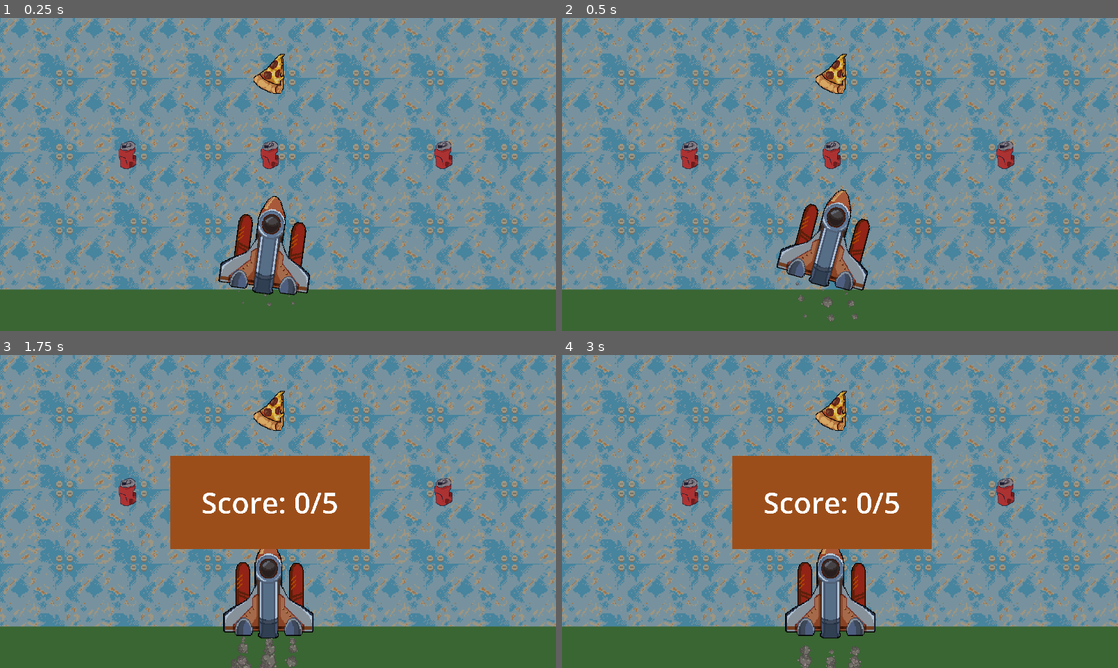
Above: before the commit, frames 1-4 (two rows, left to right).
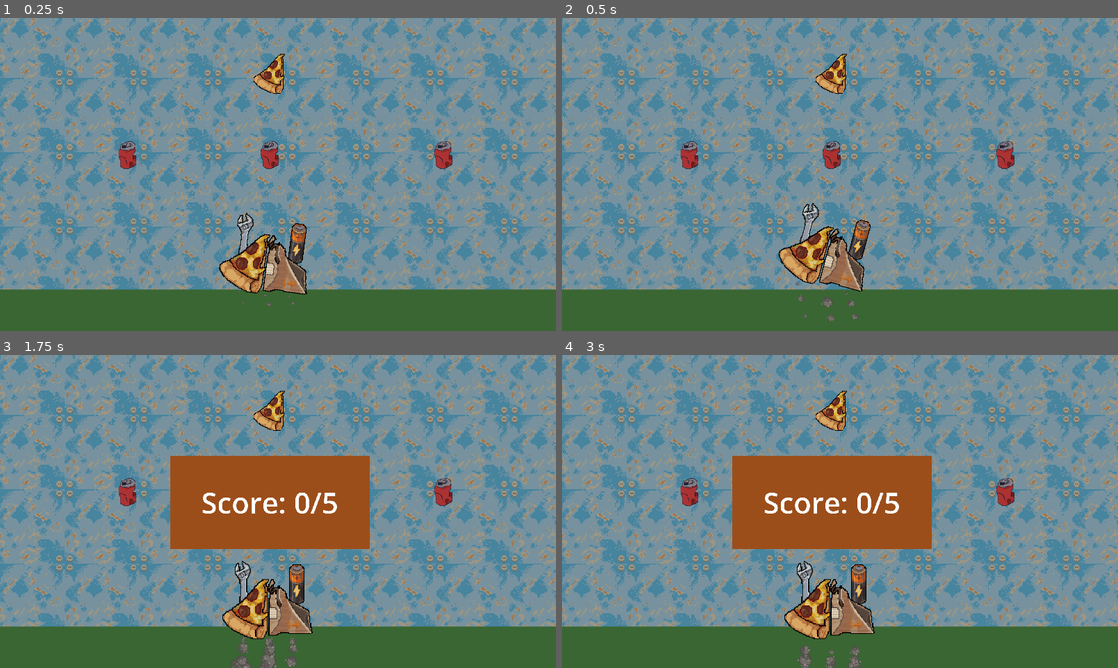
Above: after the commit, the same moments.

Repository: Boryslavc/gj60
Game: Godot game, scene res://Scenes/Playable Scenes/finalRocketAnimation.tscn
Two runs of this game, one before a commit and one after it. Both use one fixed random seed, a clock stepped at 60 frames per second and the inputs below. This scene is started directly instead of the project's main scene. The engine's default icon, where the game draws it, is replaced by a stand-in: a white triangle on a blue panel in a dark square. Sound files missing from this copy of the repository are replaced by a short silence.
Inputs:
- Up to frame 1 (0.25 s): no input
- Up to frame 2 (0.5 s): no input
- Up to frame 3 (1.75 s): tap Enter (ui_accept) at 0.5, 0.77, 1.52 s; hold D (switch_right) 0.53-1.28 s; hold 1 (switch_1) 0.53-1.28 s; hold S (switch_down) from 1.28 s (still down); tap 2 (switch_2) at 1.35 s
- Up to frame 4 (3 s): release S (switch_down) at 2.03 s; hold D (switch_right) 2.03-2.78 s; hold 1 (switch_1) 2.03-2.78 s; hold W (switch_up) from 2.78 s (still down); tap 2 (switch_2) at 2.85 s

The runs differ from the first frame. In frame 1, 3.1% of the frame differs, in the area x 39-56%, y 56-89%; in frame 2, 3.1%; in frame 3, 3.0%; in frame 4, 3.0%.

Commit message:
score calculation

Diff:
--- a/Data/Conveyor/receiving_port.gd
+++ b/Data/Conveyor/receiving_port.gd
@@ -5,6 +5,8 @@
 
 ## Sent when an item was taken in. Connect it to the item generator.
 signal part_fed(port_type: String, block_time: float)
+## this incrementer goes when trash or metal is fed
+signal item_fed(item_type: int)
 
 ## Sent to the generator with part_fed.
 @export_enum("metal", "trash") var port_type: String = "metal"
@@ -40,6 +42,7 @@
 
 ## Removes the item, reports it and blocks the cell for the matching time.
 func _take_in(item: Item) -> void:
+	var item_type := item.type
 	var block_time := metal_block_time if item.type == Item.Type.METAL else trash_block_time
 
 	# Hand the cell over from the item to the port, so the items behind it queue up.
@@ -52,6 +55,7 @@
 	_block_timer.start(block_time)
 	# Last, because a listener may end the level and remove this port from the tree.
 	part_fed.emit(port_type, block_time)
+	item_fed.emit(item_type)
 
 func _unblock() -> void:
 	_blocked = false
--- a/Data/finalRocketAnimation.gd
+++ b/Data/finalRocketAnimation.gd
@@ -1,8 +1,7 @@
 extends Node2D
 
 """DISPLAY AN ANIMATION based on how the player did out of 5
-the instantiating scene should set score"""
-var score: int = 5 # out of 5
+score is read from the LevelFlow autoload."""
 
 @onready var rocket_builder: Node2D = $RocketBuilder
 @onready var center_star_1: TextureRect = $CenterStar1
@@ -19,7 +18,6 @@
 
 
 func _ready() -> void:
-	score = LevelFlow.score
 	initial_rocket_position = rocket_builder.global_position
 	initial_rocket_position = rocket_builder.global_position
 	initial_rocket_rotation = rocket_builder.rotation
@@ -27,7 +25,7 @@
 	color_rect.modulate.a = 0.0
 	color_rect.visible = false
 
-	start_launch(score)
+	start_launch(LevelFlow.score)
 
 
 func start_launch(current_score: int, go_left: bool = true) -> void:
--- a/Data/lvl_manager.gd
+++ b/Data/lvl_manager.gd
@@ -2,7 +2,8 @@
 
 @export var building_parts_required: int = 10
 
-var part_count: int = 0
+var part_count: int = 0 # all parts
+var rocket_part_count: int = 0 # METAL ROCKET parts
 
 func _ready() -> void:
 	find_item_nodes(get_tree().current_scene)
@@ -10,17 +11,27 @@
 
 func find_item_nodes(node: Node) -> void:
 	if node.get_script() == preload("res://Data/Conveyor/receiving_port.gd"):
-		if node.has_signal("part_fed") && node.name.begins_with("Input"):
-			node.part_fed.connect(_on_building_part_fed)
-			print(node.name)
+		if node.has_signal("item_fed"):
+			node.item_fed.connect(_on_building_part_fed)
 
 	# Search all children recursively
 	for child in node.get_children():
 		find_item_nodes(child)
 
 
-func _on_building_part_fed(name, dur):
+func _on_building_part_fed(item_type: int) -> void:
+	print("A part entered an exit. Item type: ", Item.Type.keys()[item_type])
 	part_count += 1
+	if item_type == Item.Type.METAL:
+		rocket_part_count += 1
+
 	$CanvasLayer/MarginContainer/Label.text =  str(part_count)+"/"+str(building_parts_required)
 	if part_count >= building_parts_required:
-		LevelFlow.complete_level(5)
+		LevelFlow.complete_level(calculate_score())
+
+
+func calculate_score() -> int:
+	var base_score:int = rocket_part_count
+	if building_parts_required > 5:
+		return round(base_score/2.0)
+	return base_score
--- a/Data/rocket_builder.gd
+++ b/Data/rocket_builder.gd
@@ -5,7 +5,7 @@
 Length of rocket pieces should equal score
 we need some sort of shared score manager between rocket builder and rocket animation scenes"""
 
-var rocket_pieces = [1,2,3,4,5]
+var rocket_pieces: Array[int] = []
 var score:int = 1 # out of 5
 
 @onready var fire_animation_3: AnimatedSprite2D = $FireAnimation3
@@ -27,7 +27,13 @@
 
 # Called when the node enters the scene tree for the first time.
 func _ready() -> void:
-	rocket_piece_1.visible = true
+	print(LevelFlow.score, "level score")
+	score = LevelFlow.score
+	rocket_pieces.clear()
+	for piece_number in range(1, score + 1):
+		rocket_pieces.append(piece_number)
+
+	rocket_piece_1.visible = 1 in rocket_pieces
 
 	rocket_piece_2.visible = 2 in rocket_pieces
 	trash_piece_2.visible = not (2 in rocket_pieces)
--- a/Data/tutorialItemGenerator.gd
+++ b/Data/tutorialItemGenerator.gd
@@ -70,12 +70,6 @@
 	for item_node in active_items:
 		if not is_instance_valid(item_node):
 			continue
-		print("active_items: ", active_items.size())
-		print("second:", spawned_second_item,
-		" w_last:", w_is_last_pressed,
-		" s_last:", s_is_last_pressed,
-		" in_rect:", pause_rect.has_point(item_node.global_position),
-		" speed:", item_node.speed)
 		# first item pause
 		if (pause_rect.has_point(item_node.global_position)
 			and not (pressed_one and s_is_last_pressed)
